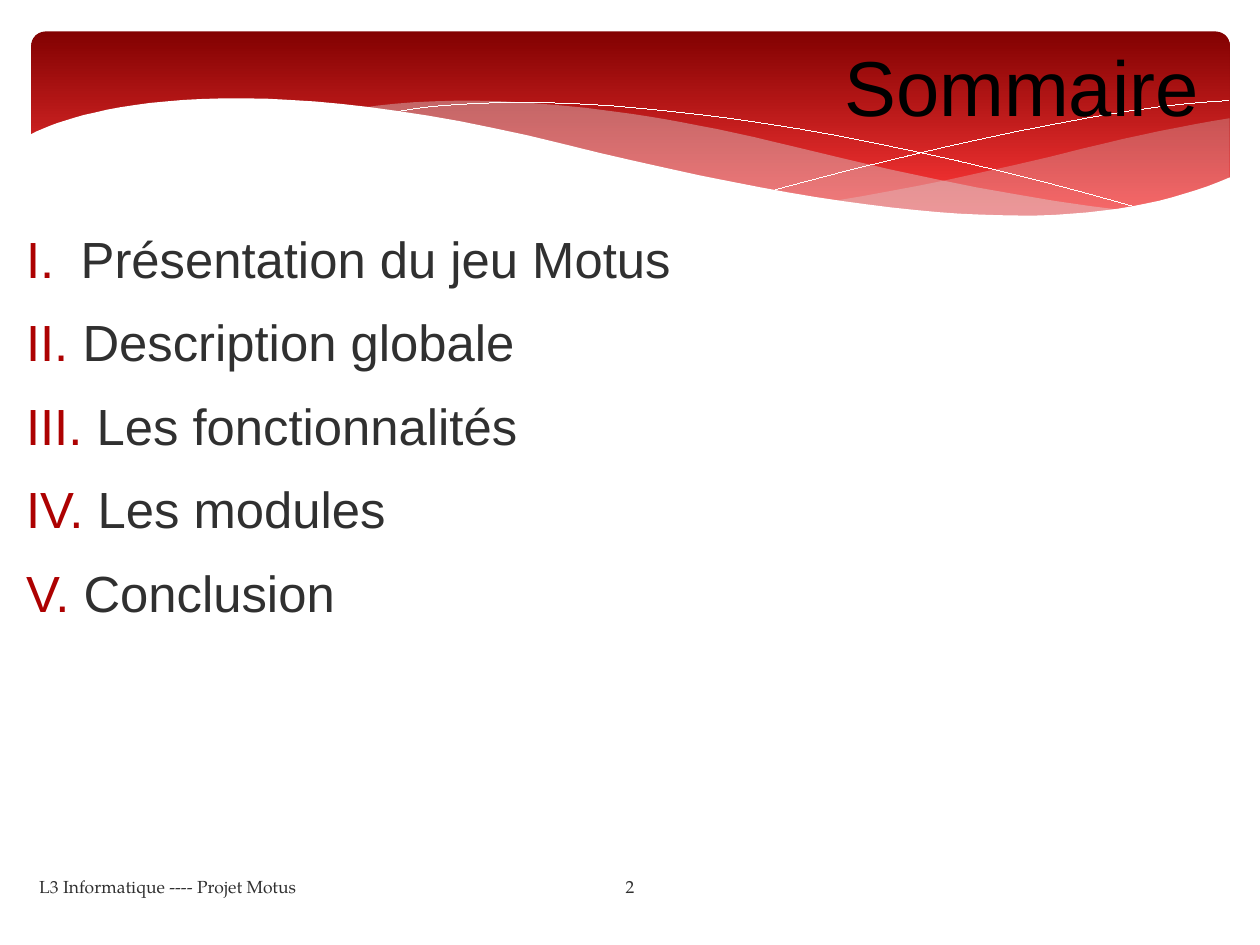
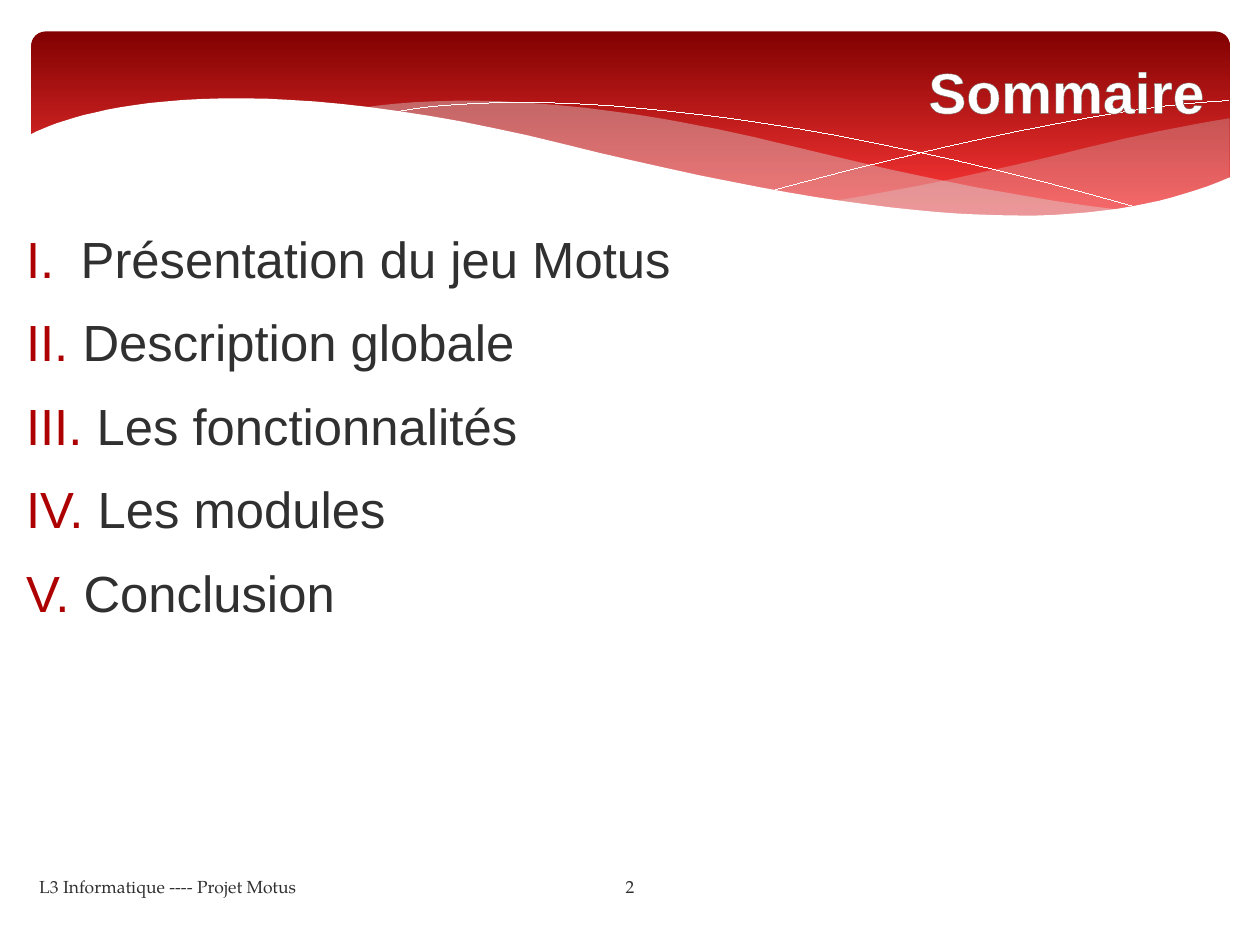
Before and after one commit to Yamihoshi/Projet-L3, a slide deck: slide 2 of powerpoint.pptx. Drawn at 1260x945 pixels with LibreOffice and Linux fonts; fonts in the diff are those of the drawing. Boxes give left, top, right and bottom in pixels: in the first picture for what was removed or moved away, otherwise in the second. Text is boxed around its words. In the diff, an @@ line names an element or a change of style, - is before the commit and + after.

```diff
--- a/powerpoint.pptx
+++ b/powerpoint.pptx
@@ title "Sommaire": place and size @@
-title "Sommaire" at [844,59,1198,131]
+title "Sommaire" at [928,72,1204,124]
@@ title "Sommaire" at [928,72,1204,124]: size 49 to 36 pt, text colour #000000 to #FFFFFF, letter outline none to #726056 0.52 pt, bold on @@
```
Also in this commit, not shown: 11 other slides changed, 1 slide added, 1 slide removed, 1 other file.
